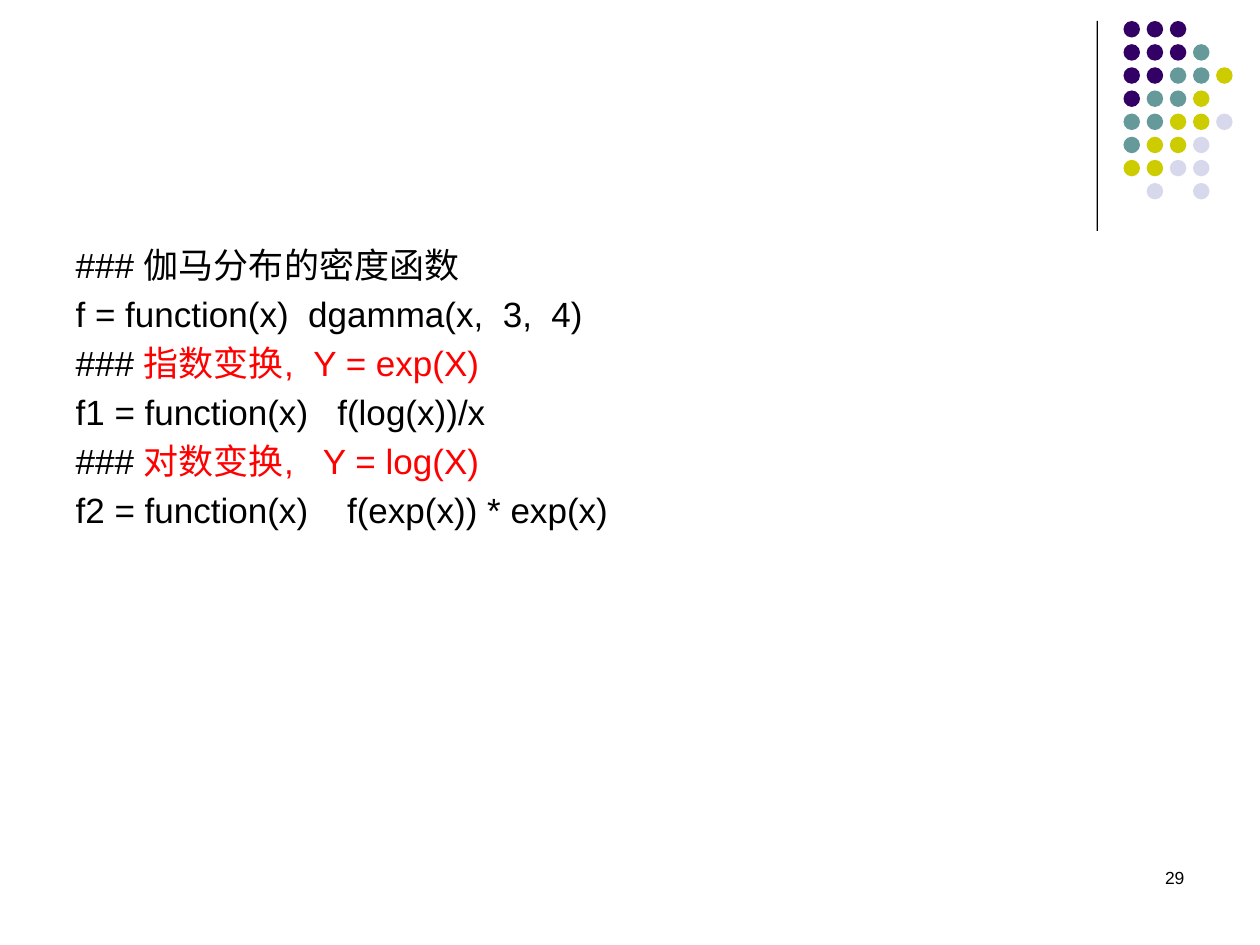
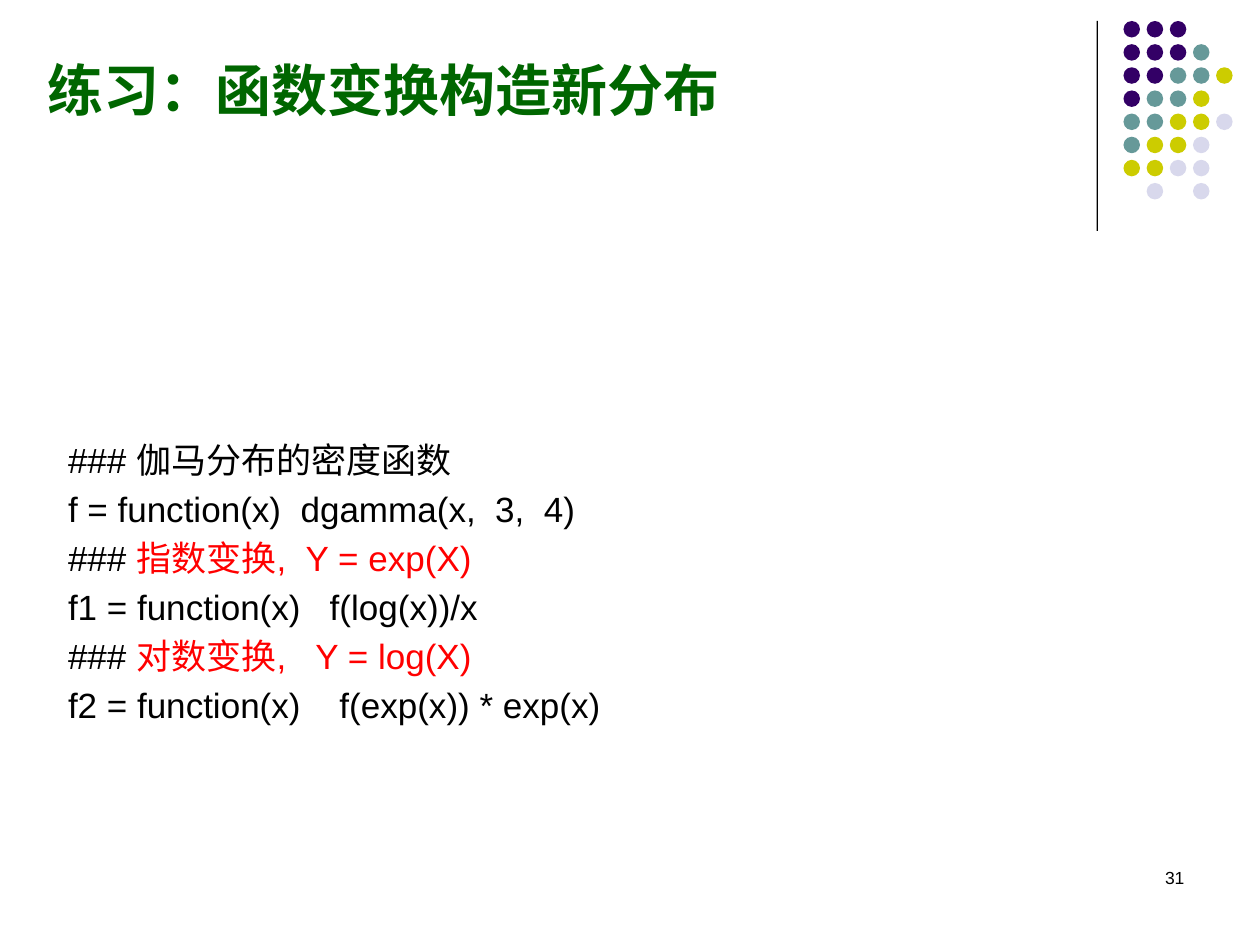
Before and after one commit to Francisor/Non-life-Insurance-Actuarial-Science, a slide deck: slide 31 of Lectures/Week 3 - 损失金额模型.pptx (slide 29 before the commit). Drawn at 1260x945 pixels with LibreOffice and Linux fonts; fonts in the diff are those of the drawing; grey boxes stand for pictures. Boxes give left, top, right and bottom in pixels: in the first picture for what was removed or moved away, otherwise in the second. Text is boxed around its words. In the diff, an @@ line names an element or a change of style, - is before the commit and + after.

```diff
--- a/Lectures/Week 3 - 损失金额模型.pptx
+++ b/Lectures/Week 3 - 损失金额模型.pptx
@@ text added at [47,63,719,116], 32 pt, text #006600, bold @@
+练习：函数变换构造新分布
@@ text "### 伽马分布的密度函数": place and size @@
-text "### 伽马分布的密度函数" at [76,248,608,530]
+text "### 伽马分布的密度函数" at [68,443,600,725]
@@ page number at [1165,871,1184,884]: text changed @@
-29
+31
```
Also in this commit, not shown: 13 other slides changed, 10 slides added, 5 slides removed, 1 other file.
